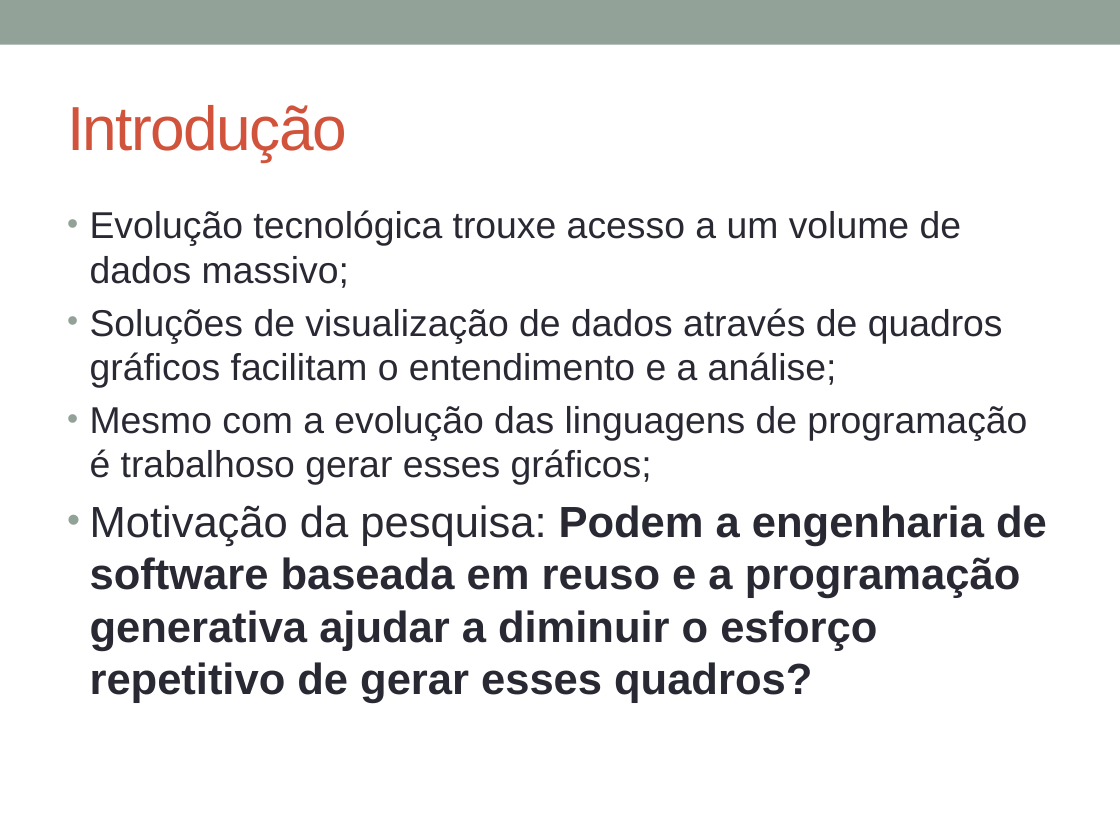
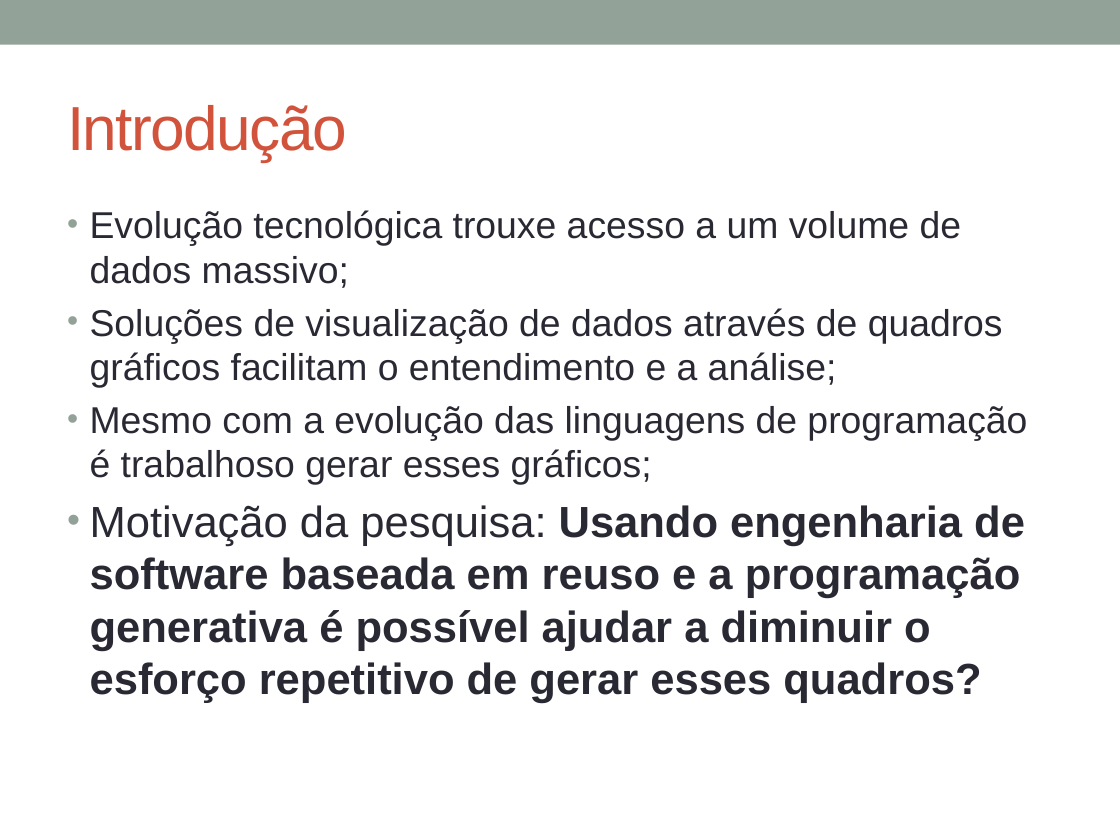
Before and after one commit to glaubergad/tccrepo, a slide deck: slide 2 of mono/Defesa TCC - DashGen.pptx. Drawn at 1120x840 pixels with LibreOffice and Linux fonts; fonts in the diff are those of the drawing. Boxes give left, top, right and bottom in pixels: in the first picture for what was removed or moved away, otherwise in the second. Text is boxed around its words. In the diff, an @@ line names an element or a change of style, - is before the commit and + after.

```diff
--- a/mono/Defesa TCC - DashGen.pptx
+++ b/mono/Defesa TCC - DashGen.pptx
@@ text at <box>90,505,1025,703</box>: text changed @@
-• Motivação da pesquisa: Podem a engenharia de software baseada em reuso e a programação generativa ajudar a diminuir o esforço repetitivo de gerar esses quadros?
+• Motivação da pesquisa: Usando engenharia de software baseada em reuso e a programação generativa é possível ajudar a diminuir o esforço repetitivo de gerar esses quadros?
```
Also in this commit, not shown: 1 other slide changed, 2 slides removed, 2 other files.
